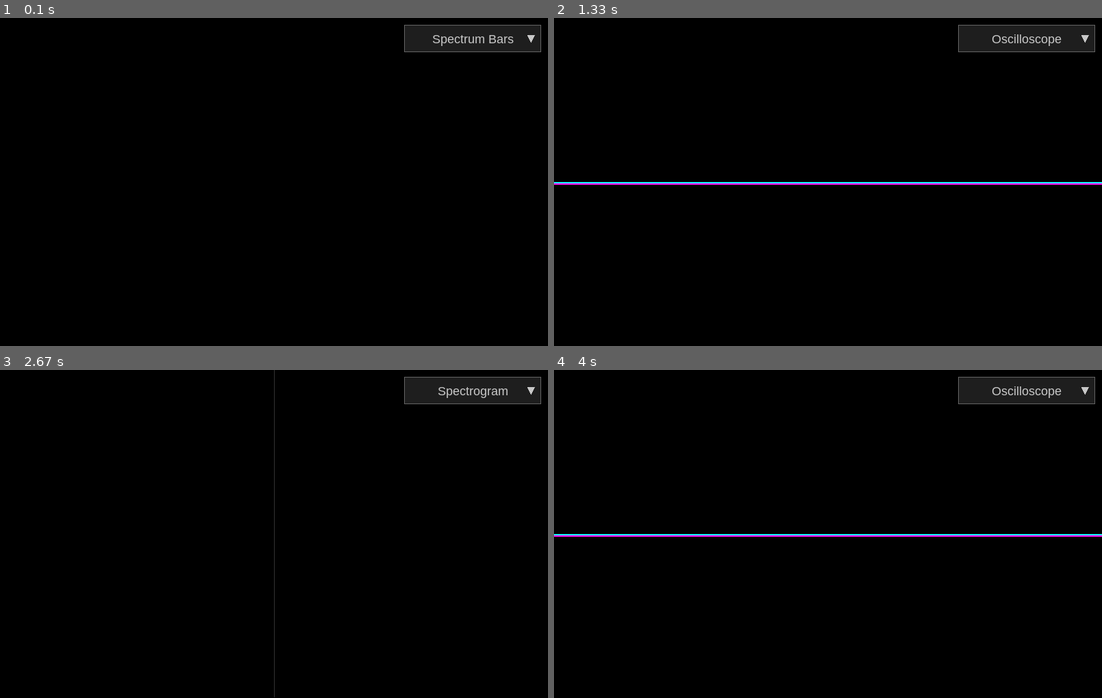
Above: before the commit, frames 1-4 (two rows, left to right).
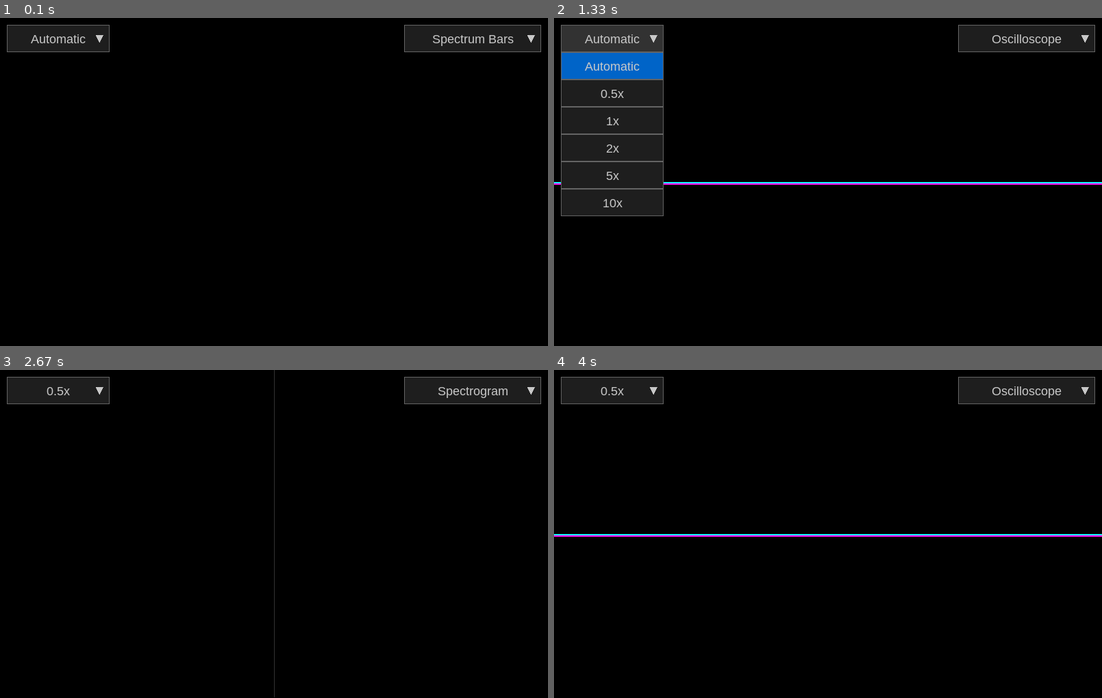
Above: after the commit, the same moments.

Repository: godelayheehoo/AudioViz
Game: pygame game, started from src/main.py
The game is run twice, just before and just after one commit, with the same random seed, the same clock (stepped at 60 frames per second) and the same inputs.
Inputs (mouse positions are in pixels of both pictures, inside the frame that each line leads up to):
- Up to frame 1 (0.1 s): no input
- Up to frame 2 (1.33 s): tap Space at 0.33, 0.73, 1.03 s; click (614, 37) at 1.22 s, where only the run after the commit has a clickable "Automatic"
- Up to frame 3 (2.67 s): click (60, 445) at 1.55 s, where only the run after the commit has a clickable "0.5x"; tap Space at 1.9, 2.23, 2.53 s
- Up to frame 4 (4 s): tap Space at 2.73, 3.03, 3.3, 3.63, 3.93 s

The runs differ from the first frame. In frame 1, 1.6% of the frame differs, in the area x 1-20%, y 2-11%; in frame 2, 11%, in the area x 1-20%, y 2-61%; in frame 3, 1.6%; in frame 4, 1.6%.

Commit message:
differnt gain options

Diff:
--- a/src/render/pygame_render.py
+++ b/src/render/pygame_render.py
@@ -36,6 +36,29 @@
             callback=self._on_mode_select
         )
 
+        # Scale control dropdown (top left)
+        scale_options = ["Automatic", "0.5x", "1x", "2x", "5x", "10x"]
+        self.scale_values = {
+            "Automatic": None,  # None means use adaptive normalization
+            "0.5x": 0.5,
+            "1x": 1.0,
+            "2x": 2.0,
+            "5x": 5.0,
+            "10x": 10.0
+        }
+        scale_dropdown_width = 150
+        scale_dropdown_height = 40
+        scale_dropdown_x = 10
+        scale_dropdown_y = 10
+        self.scale_dropdown = Dropdown(
+            scale_dropdown_x, scale_dropdown_y, scale_dropdown_width, scale_dropdown_height,
+            scale_options,
+            self.font,
+            selected_idx=0,  # Default to Automatic
+            callback=self._on_scale_select
+        )
+        self.scale_multiplier = None  # None = automatic
+
         # Spectrogram setup
         self.spectrogram_surf = pygame.Surface((WINDOW_WIDTH, WINDOW_HEIGHT))
         self.spectrogram_surf.fill((0, 0, 0))
@@ -51,11 +74,20 @@
         """Callback when user selects a mode from dropdown"""
         self.mode = self.mode_map[option_name]
 
+    def _on_scale_select(self, idx, option_name):
+        """Callback when user selects a scale from dropdown"""
+        self.scale_multiplier = self.scale_values[option_name]
+
     def _normalize_spectrum(self, spectrum: np.ndarray) -> np.ndarray:
         """
-        Adaptively normalize spectrum based on running maximum.
-        This ensures bars scale nicely regardless of audio file amplitude.
+        Adaptively normalize spectrum based on running maximum,
+        or use manual scale if set.
         """
+        # If manual scale is set, use it instead of automatic
+        if self.scale_multiplier is not None:
+            return spectrum * self.scale_multiplier
+
+        # Otherwise use automatic normalization
         # Get current max
         current_max = np.max(spectrum)
 
@@ -104,7 +136,8 @@
             if audio_chunk is not None:
                 self._render_waveform(audio_chunk)
 
-        # Draw dropdown menu
+        # Draw dropdowns
+        self.scale_dropdown.draw(self.screen)
         self.dropdown.draw(self.screen)
 
         pygame.display.flip()
@@ -238,16 +271,23 @@
 
         colors = [(0, 255, 255), (255, 0, 255)]
 
-        # Track max amplitude for adaptive scaling
-        current_amp_max = np.max(np.abs(audio_chunk[trigger_idx : trigger_idx + draw_len, :]))
-        if current_amp_max > self.waveform_max:
-            self.waveform_max = current_amp_max
+        # Determine scaling
+        if self.scale_multiplier is not None:
+            # Manual scaling: use fixed scale factor
+            # For waveform, data is -1 to 1, so multiply by screen fraction
+            scale = (WINDOW_HEIGHT / 2) * 0.8 * self.scale_multiplier
         else:
-            self.waveform_max *= self.max_decay
-            self.waveform_max = max(self.waveform_max, current_amp_max * 0.5, 0.01)
-
-        # Scale factor - use more of the screen height
-        scale = (WINDOW_HEIGHT / 2) * 0.8 / max(self.waveform_max, 0.01)
+            # Adaptive scaling
+            # Track max amplitude for adaptive scaling
+            current_amp_max = np.max(np.abs(audio_chunk[trigger_idx : trigger_idx + draw_len, :]))
+            if current_amp_max > self.waveform_max:
+                self.waveform_max = current_amp_max
+            else:
+                self.waveform_max *= self.max_decay
+                self.waveform_max = max(self.waveform_max, current_amp_max * 0.5, 0.01)
+
+            # Scale factor - use more of the screen height
+            scale = (WINDOW_HEIGHT / 2) * 0.8 / max(self.waveform_max, 0.01)
 
         for ch in range(2):
             data = audio_chunk[trigger_idx : trigger_idx + draw_len, ch]
@@ -275,8 +315,9 @@
             if event.type == pygame.QUIT:
                 self.running = False
 
-            # Pass events to dropdown
+            # Pass events to dropdowns
             self.dropdown.handle_event(event)
+            self.scale_dropdown.handle_event(event)
 
             # Optional: Keep spacebar as a keyboard shortcut
             if event.type == pygame.KEYDOWN:
